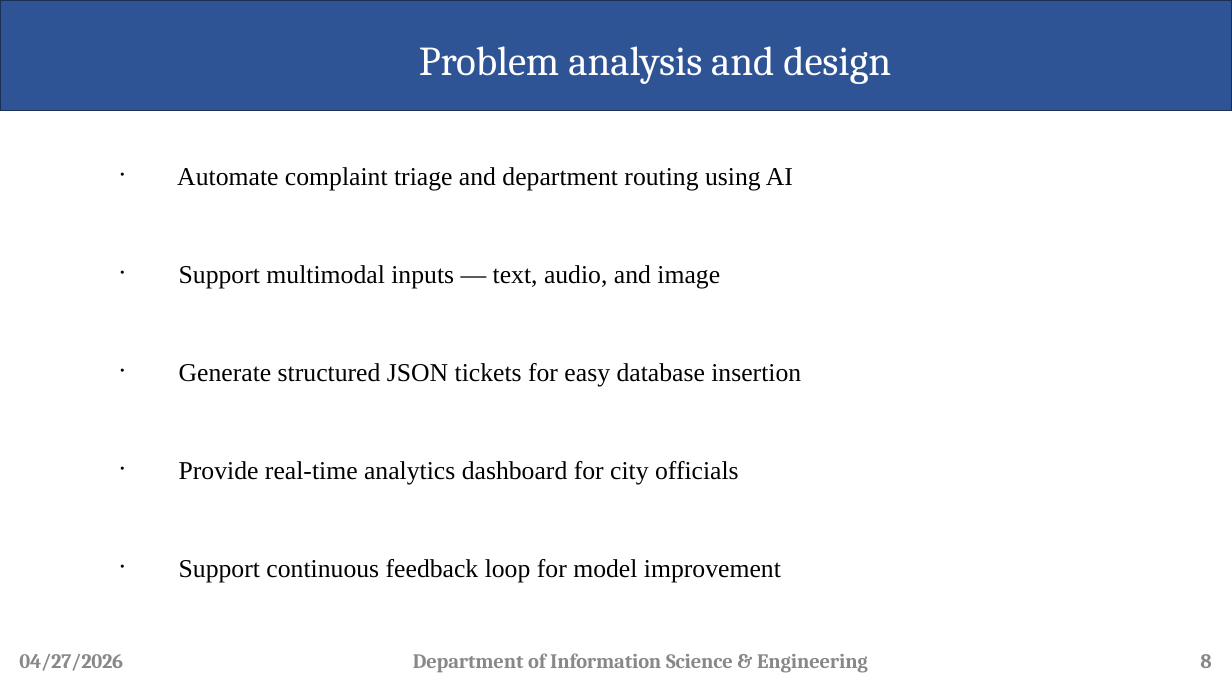
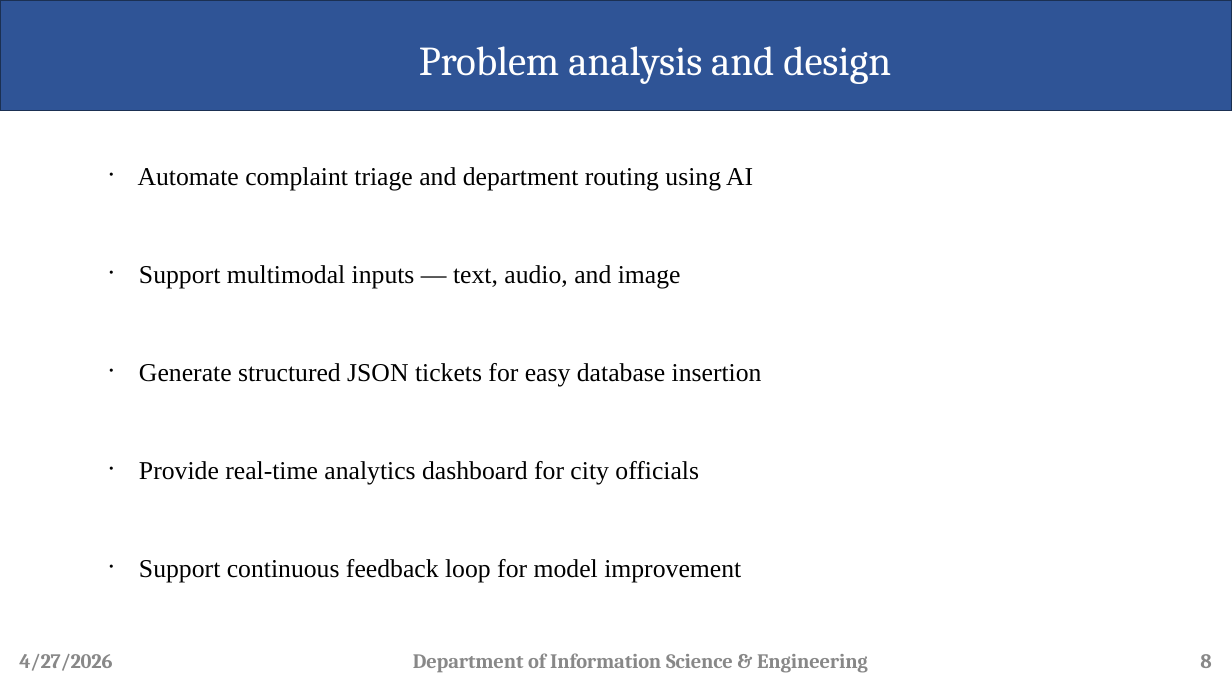
Before and after one commit to Dikshith-Manjunath/MAD-Lab, a slide deck: slide 8 of Mini project - II (22IS66).pptx. Drawn at 1232x693 pixels with LibreOffice and Linux fonts; fonts in the diff are those of the drawing; background and template pictures are left out. Boxes give left, top, right and bottom in pixels: in the first picture for what was removed or moved away, otherwise in the second. Text is boxed around its words. In the diff, an @@ line names an element or a change of style, - is before the commit and + after.

```diff
--- a/Mini project - II (22IS66).pptx
+++ b/Mini project - II (22IS66).pptx
@@ text "Automate complaint triage and department ..." at bbox=[138, 167, 762, 582]: indent changed @@
@@ text at bbox=[19, 654, 112, 671]: text changed @@
-04/27/2026
+4/27/2026
```
Also in this commit, not shown: 16 other slides changed, 1 slide removed, 3 other files.
